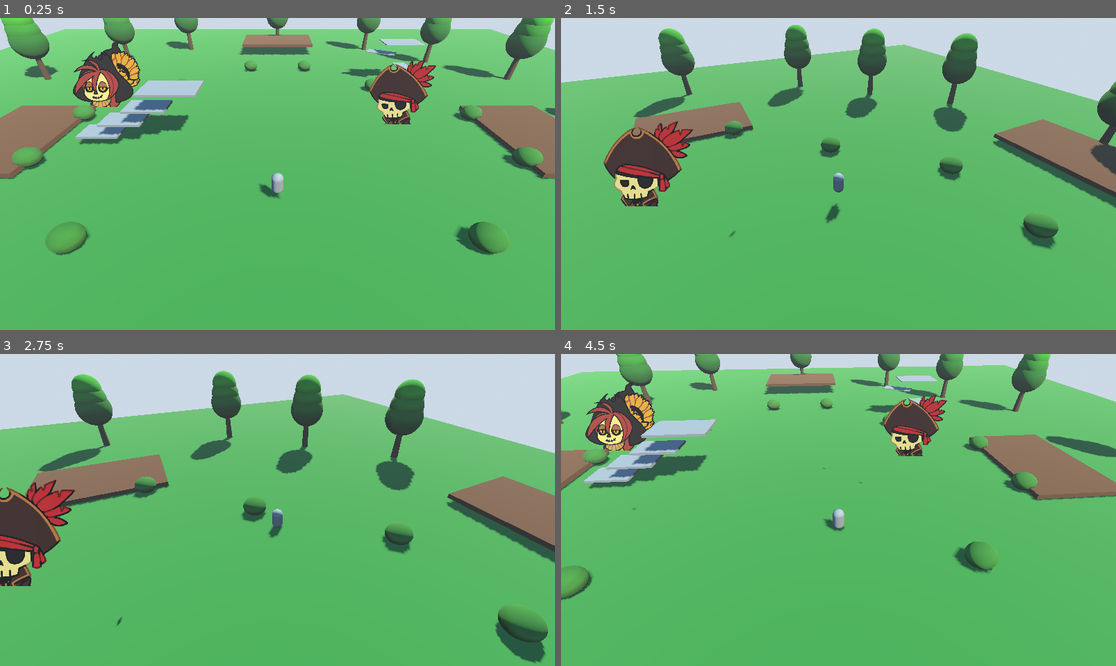
Above: before the commit, frames 1-4 (two rows, left to right).
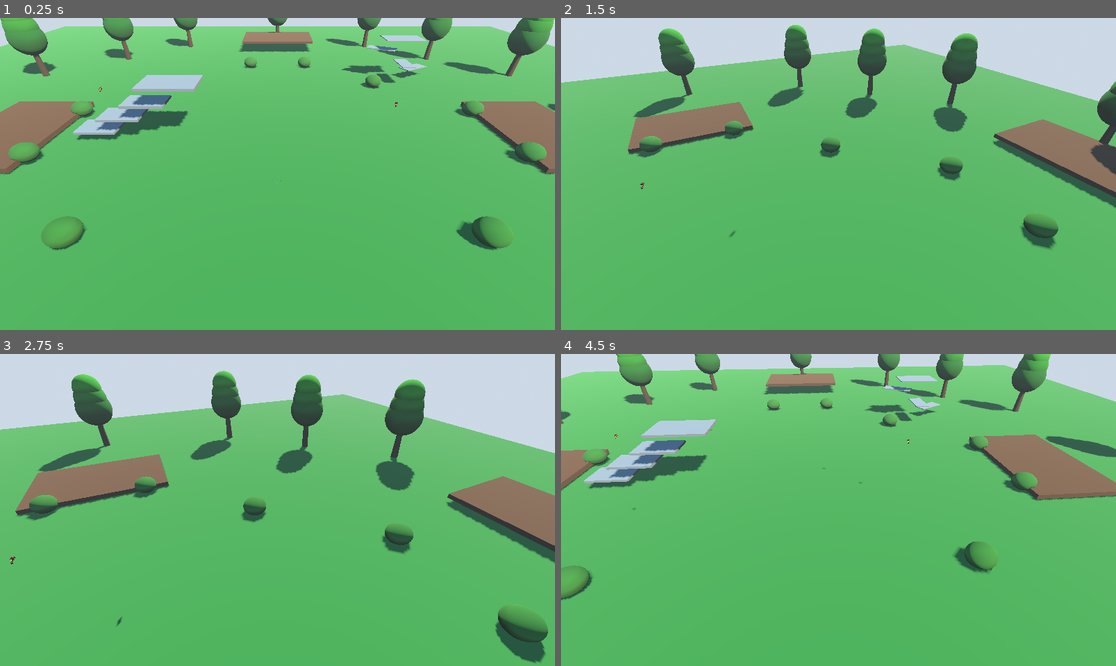
Above: after the commit, the same moments.

Repository: edb616321/godot-test2-paper-mario
Game: Godot game, scene res://scenes/park_level.tscn
The game is run twice, just before and just after one commit, with the same random seed, the same clock (stepped at 60 frames per second) and the same inputs.
Inputs:
- Up to frame 1 (0.25 s): no input
- Up to frame 2 (1.5 s): tap Enter (ui_accept) at 0.5, 0.77 s; hold D (ui_right) 0.53-1.28 s; hold Q (camera_rotate_left) 0.53-1.28 s; hold S (ui_down) from 1.28 s (still down); tap R (camera_rotate_right) at 1.35 s
- Up to frame 3 (2.75 s): tap Enter (ui_accept) at 1.52 s; release S (ui_down) at 2.03 s; hold D (ui_right) from 2.03 s (still down); tap E (interact) at 2.1 s
- Up to frame 4 (4.5 s): release D (ui_right) at 2.78 s; hold W (ui_up) 2.78-3.53 s; tap Q (camera_rotate_left) at 2.85 s; tap Enter (ui_accept) at 3.02, 3.77 s; hold R (camera_rotate_right) 3.53-4.28 s; hold A (ui_left) from 3.53 s (still down); tap E (interact) at 4.35 s

The runs differ from the first frame. In frame 1, 12% of the frame differs, in the area x 0-100%, y 0-77%; in frame 2, 2.9%; in frame 3, 3.1%; in frame 4, 3.4%.

Commit message:
Fix sprite alignment using proper formula
Applied the correct sprite alignment formula:
sprite_offset_y = (sprite_height * pixel_size) / 2.0

For 800-pixel tall MYGAIA sprites:
- pixel_size = 0.001 (standard for these sprites)
- Y offset = (800 * 0.001) / 2.0 = 0.4

Changes:
- Player sprite now at Y=0.4 (properly on ground)
- NPCs sprites at Y=0.4 (no longer buried)
- Fixed pixel_size from 0.02 to 0.001
- Removed capsule mesh from player (only sprite visible)
- Adjusted shadow to ground level (Y=0.01)
- NPCs positioned at Y=0 (ground level)
- Player starts at Y=1 (slightly above ground for physics)

All sprites now properly stand on the ground instead of being buried halfway.

Diff:
--- a/scenes/park_level.tscn
+++ b/scenes/park_level.tscn
@@ -368,30 +368,27 @@
 collision_layer = 1
 
 [node name="Player" type="CharacterBody3D" parent="."]
-transform = Transform3D(1, 0, 0, 0, 1, 0, 0, 0, 1, 0, 2, 10)
+transform = Transform3D(1, 0, 0, 0, 1, 0, 0, 0, 1, 0, 1, 10)
 collision_layer = 2
 collision_mask = 1
 
-[node name="MeshInstance3D" type="MeshInstance3D" parent="Player"]
-mesh = SubResource("CapsuleMesh_player")
-
 [node name="CollisionShape3D" type="CollisionShape3D" parent="Player"]
 shape = SubResource("CapsuleShape3D_player")
 
 [node name="NPCs" type="Node3D" parent="."]
 
 [node name="Captain" type="CharacterBody3D" parent="NPCs"]
-transform = Transform3D(1, 0, 0, 0, 1, 0, 0, 0, 1, 15, 1, -5)
+transform = Transform3D(1, 0, 0, 0, 1, 0, 0, 0, 1, 15, 0, -5)
 collision_layer = 4
 collision_mask = 1
 script = ExtResource("11")
 
 [node name="Sprite3D" type="Sprite3D" parent="NPCs/Captain"]
-transform = Transform3D(1, 0, 0, 0, 1, 0, 0, 0, 1, 0, 1, 0)
+transform = Transform3D(1, 0, 0, 0, 1, 0, 0, 0, 1, 0, 0.4, 0)
 billboard = 1
 texture_filter = 0
 texture = ExtResource("13")
-pixel_size = 0.02
+pixel_size = 0.001
 
 [node name="CollisionShape3D" type="CollisionShape3D" parent="NPCs/Captain"]
 shape = SubResource("CapsuleShape3D_npc")
@@ -409,17 +406,17 @@
 shape = SubResource("SphereShape3D_interact")
 
 [node name="Hickory" type="CharacterBody3D" parent="NPCs"]
-transform = Transform3D(1, 0, 0, 0, 1, 0, 0, 0, 1, -25, 1, -10)
+transform = Transform3D(1, 0, 0, 0, 1, 0, 0, 0, 1, -25, 0, -10)
 collision_layer = 4
 collision_mask = 1
 script = ExtResource("12")
 
 [node name="Sprite3D" type="Sprite3D" parent="NPCs/Hickory"]
-transform = Transform3D(1, 0, 0, 0, 1, 0, 0, 0, 1, 0, 1, 0)
+transform = Transform3D(1, 0, 0, 0, 1, 0, 0, 0, 1, 0, 0.4, 0)
 billboard = 1
 texture_filter = 0
 texture = ExtResource("14")
-pixel_size = 0.02
+pixel_size = 0.001
 
 [node name="CollisionShape3D" type="CollisionShape3D" parent="NPCs/Hickory"]
 shape = SubResource("CapsuleShape3D_npc")
--- a/scripts/player_park.gd
+++ b/scripts/player_park.gd
@@ -55,8 +55,11 @@
 	sprite.name = "Sprite3D"
 	sprite.billboard = BaseMaterial3D.BILLBOARD_ENABLED
 	sprite.texture_filter = BaseMaterial3D.TEXTURE_FILTER_NEAREST
-	sprite.position.y = 1.0  # Center of capsule
-	sprite.pixel_size = 0.02  # Adjust for proper size
+	sprite.pixel_size = 0.001  # Standard pixel size for MYGAIA sprites
+
+	# Auto-alignment formula: sprite_offset_y = (sprite_height * pixel_size) / 2.0
+	# For 800-pixel tall sprites: (800 * 0.001) / 2.0 = 0.4
+	sprite.position.y = 0.4  # Properly aligned to ground
 
 	if idle_texture:
 		sprite.texture = idle_texture
@@ -69,7 +72,7 @@
 	shadow.name = "Shadow"
 
 	var shadow_mesh = QuadMesh.new()
-	shadow_mesh.size = Vector2(1.5, 1.5)
+	shadow_mesh.size = Vector2(0.8, 0.8)  # Smaller shadow for sprite
 	shadow.mesh = shadow_mesh
 
 	var shadow_material = StandardMaterial3D.new()
@@ -78,7 +81,7 @@
 	shadow_material.shading_mode = BaseMaterial3D.SHADING_MODE_UNSHADED
 	shadow.material_override = shadow_material
 
-	shadow.position.y = -0.98  # Just above ground
+	shadow.position.y = 0.01  # Just above ground level
 	shadow.rotation.x = -PI/2  # Flat on ground
 
 	add_child(shadow)
